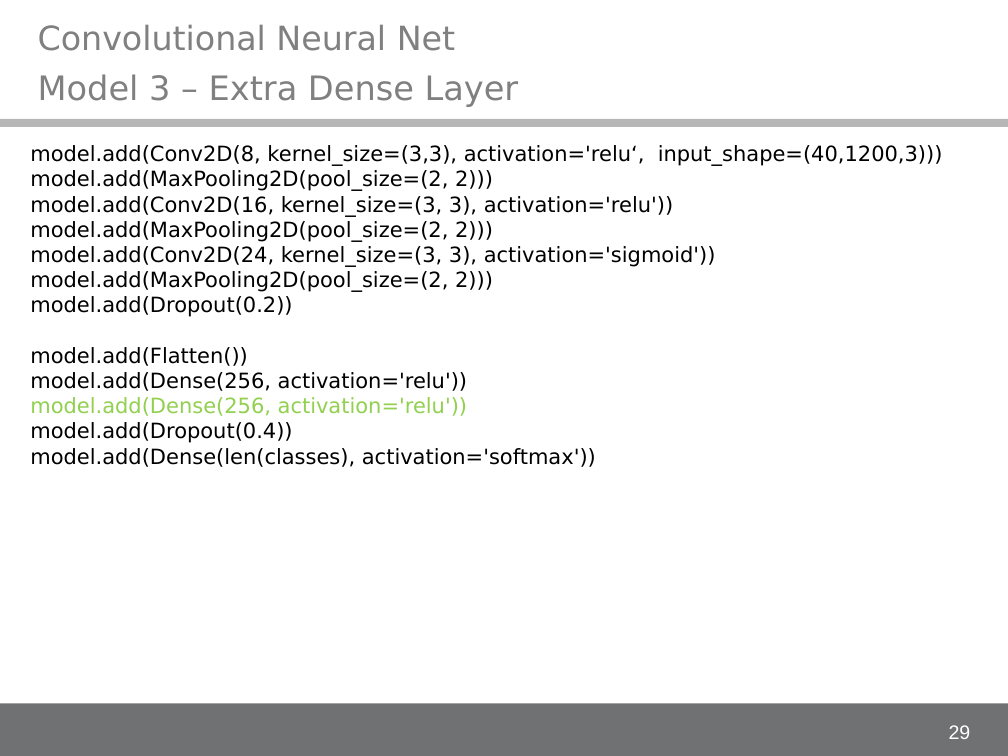
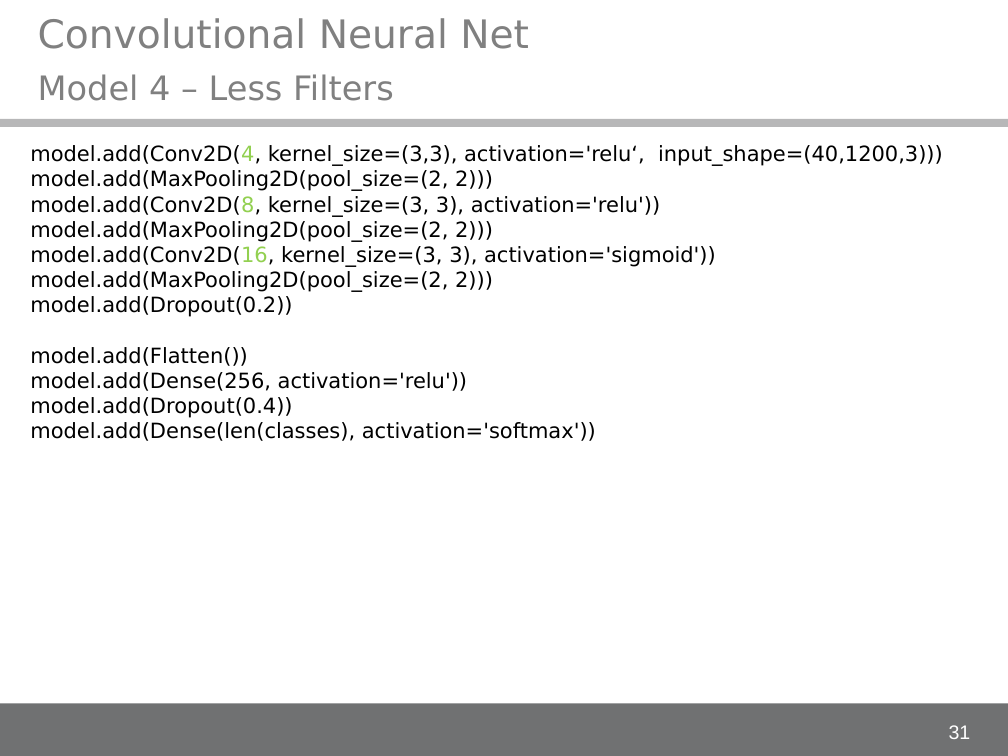
Before and after one commit to alex-ta/Fontinator, a slide deck: slide 31 of Documents/IDA_project_presentation.ppt (slide 29 before the commit). Drawn at 1008x756 pixels with LibreOffice and Linux fonts; fonts in the diff are those of the drawing; background and template pictures are left out. Boxes give left, top, right and bottom in pixels: in the first picture for what was removed or moved away, otherwise in the second. Text is boxed around its words. In the diff, an @@ line names an element or a change of style, - is before the commit and + after.

```diff
--- a/Documents/IDA_project_presentation.ppt
+++ b/Documents/IDA_project_presentation.ppt
@@ text "Convolutional Neural Net" at <box>38,18,529,49</box>: size 23.8 to 28 pt @@
@@ title at <box>38,74,394,101</box>: text changed @@
-Model 3 – Extra Dense Layer
+Model 4 – Less Filters
@@ text at <box>30,145,943,166</box>: text changed @@
-model.add(Conv2D(8, kernel_size=(3,3), activation='relu‘, input_shape=(40,1200,3)))
+model.add(Conv2D(4, kernel_size=(3,3), activation='relu‘, input_shape=(40,1200,3)))
@@ text at <box>30,196,660,217</box>: text changed @@
-model.add(Conv2D(16, kernel_size=(3, 3), activation='relu'))
+model.add(Conv2D(8, kernel_size=(3, 3), activation='relu'))
@@ text at <box>30,246,716,267</box>: text changed @@
-model.add(Conv2D(24, kernel_size=(3, 3), activation='sigmoid'))
+model.add(Conv2D(16, kernel_size=(3, 3), activation='sigmoid'))
@@ text at <box>30,397,467,416</box>: paragraph removed @@
-model.add(Dense(256, activation='relu'))
@@ page number at <box>949,725,971,739</box>: text changed @@
-29
+31
```
Also in this commit, not shown: 25 other slides changed, 1 slide added.
